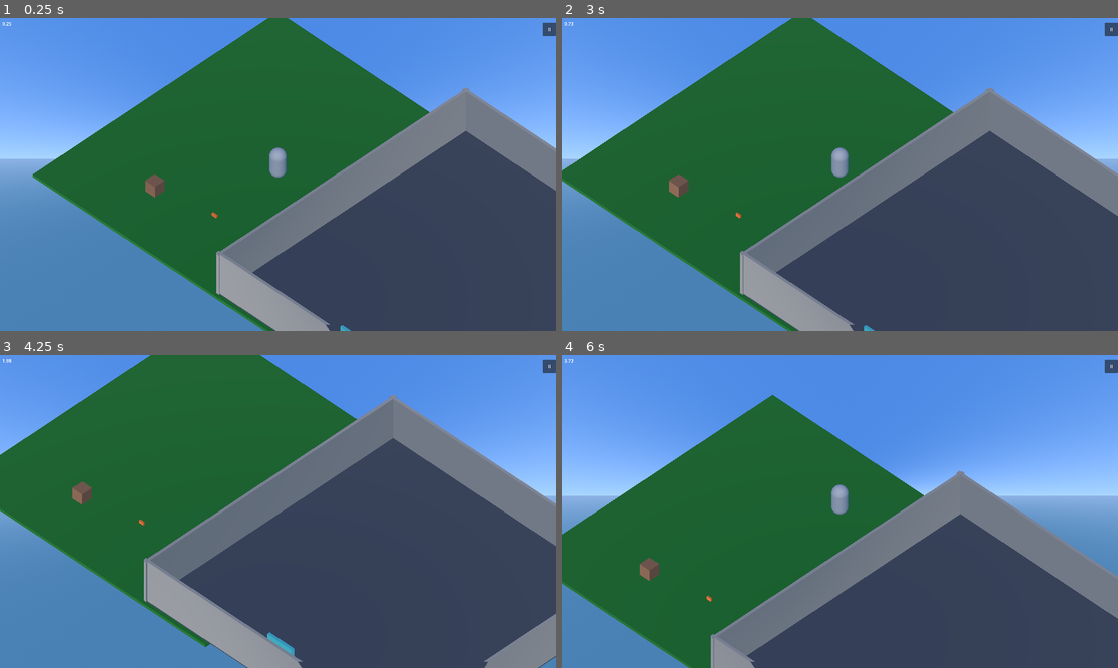
Above: before the commit, frames 1-4 (two rows, left to right).
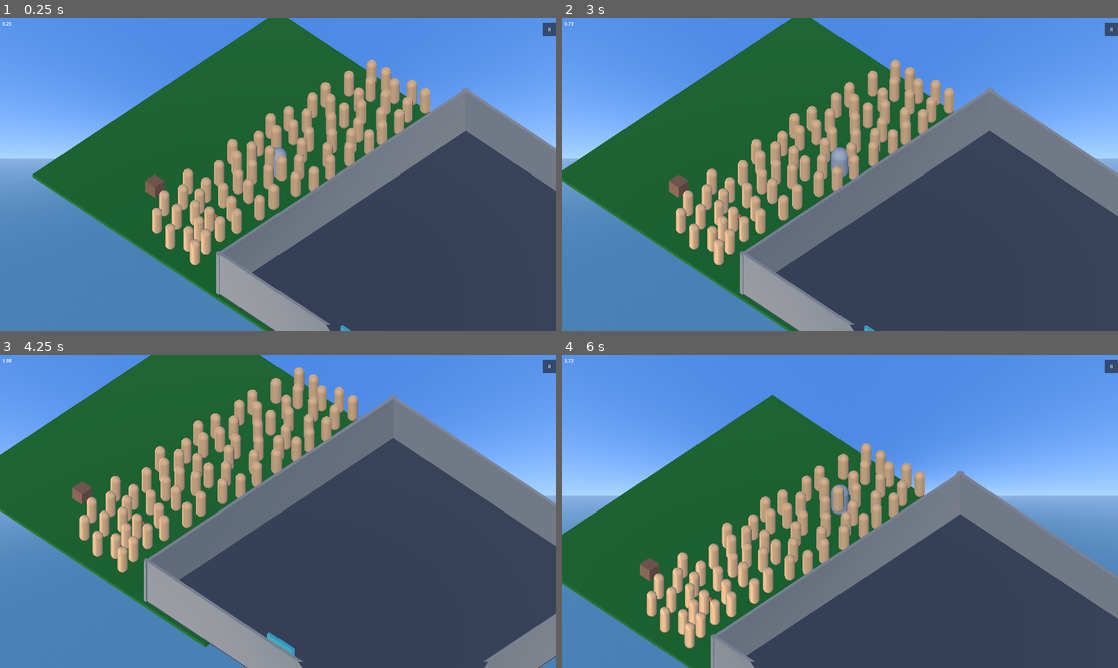
Above: after the commit, the same moments.

Repository: allemansratten/bigmode-2026
Game: Godot game, scene res://scenes/Game.tscn
Same seed, same stepped clock (60 frames per second), same inputs: the game is played once before the commit and once after it. Sound files missing from this copy of the repository are replaced by a short silence.
Inputs:
- Up to frame 1 (0.25 s): no input
- Up to frame 2 (3 s): click "II" at 0.5 s; click "Resume" at 1.25 s; click "Mute" at 2 s; tap Enter at 2.75 s; hold D (move_right) from 2.78 s (still down); tap Shift (dash) at 2.85 s
- Up to frame 3 (4.25 s): release D (move_right) at 3.53 s; hold S (move_back) from 3.53 s (still down); tap E (interact) at 3.6 s
- Up to frame 4 (6 s): release S (move_back) at 4.28 s; hold D (move_right) 4.28-5.03 s; hold F (throw) 4.28-5.03 s; hold W (move_forward) 5.03-5.78 s; tap I at 5.1 s; hold A (move_left) from 5.78 s (still down); tap Shift (dash) at 5.85 s

The runs differ from the first frame. In frame 1, 8.2% of the frame differs, in the area x 27-78%, y 13-79%; in frame 2, 8.2%; in frame 3, 8.2%; in frame 4, 8.3%, in the area x 15-66%, y 28-94%.

Commit message:
Implement crowd spawning with Poisson Disc Sampling
Added CrowdMember placeholder scene with pill-shaped model and implemented Poisson Disc Sampling for natural crowd placement. Refactored architecture into CrowdManager/spawn zone hierarchy where each room has a CrowdManager containing multiple PeopleSpawner zones. Each zone independently manages its crowd members using Bridson's algorithm for organic distribution.

Co-Authored-By: Claude Sonnet 4.5 <noreply@anthropic.com>

Diff:
--- /dev/null
+++ b/scenes/CrowdManager.tscn
@@ -0,0 +1,6 @@
+[gd_scene load_steps=2 format=3 uid="uid://crowd_manager_001"]
+
+[ext_resource type="Script" path="res://scripts/crowd_manager.gd" id="1_manager"]
+
+[node name="CrowdManager" type="Node3D"]
+script = ExtResource("1_manager")
--- /dev/null
+++ b/scenes/crowd/CrowdMember.tscn
@@ -0,0 +1,18 @@
+[gd_scene load_steps=4 format=3 uid="uid://crowd_member_001"]
+
+[ext_resource type="Script" path="res://scripts/crowd_member.gd" id="1_script"]
+
+[sub_resource type="CapsuleMesh" id="CapsuleMesh_body"]
+radius = 0.3
+height = 1.8
+
+[sub_resource type="StandardMaterial3D" id="StandardMaterial3D_body"]
+albedo_color = Color(0.8, 0.6, 0.4, 1)
+
+[node name="CrowdMember" type="Node3D"]
+script = ExtResource("1_script")
+
+[node name="Body" type="MeshInstance3D" parent="."]
+transform = Transform3D(1, 0, 0, 0, 1, 0, 0, 0, 1, 0, 0.9, 0)
+mesh = SubResource("CapsuleMesh_body")
+surface_material_override/0 = SubResource("StandardMaterial3D_body")
--- a/scenes/rooms/ExampleRoom.tscn
+++ b/scenes/rooms/ExampleRoom.tscn
@@ -4,7 +4,8 @@
 [ext_resource type="Script" uid="uid://yhnq5bvgu0a" path="res://scripts/item_spawning_manager.gd" id="2_spawning"]
 [ext_resource type="PackedScene" path="res://scenes/ItemSpawnPoint.tscn" id="4_spawn_point"]
 [ext_resource type="PackedScene" path="res://scenes/ItemThrowTarget.tscn" id="5_throw_target"]
-[ext_resource type="PackedScene" path="res://scenes/PeopleSpawner.tscn" id="6_spawner"]
+[ext_resource type="PackedScene" uid="uid://crowd_manager_001" path="res://scenes/CrowdManager.tscn" id="6_manager"]
+[ext_resource type="PackedScene" path="res://scenes/PeopleSpawner.tscn" id="7_spawner"]
 
 [sub_resource type="BoxShape3D" id="BoxShape3D_floor"]
 size = Vector3(20, 0.2, 20)
@@ -92,11 +93,14 @@
 throw_force = 7.0
 arc_height = 3.0
 
+[node name="SpawnPointWest2" parent="ItemSpawningManager" unique_id=1565898411 instance=ExtResource("4_spawn_point")]
+transform = Transform3D(1, 0, 0, 0, 1, 0, 0, 0, 1, -15.215176, 2, -4.422658)
+
 [node name="SpawnPointWest" parent="ItemSpawningManager" unique_id=1294596049 instance=ExtResource("4_spawn_point")]
 transform = Transform3D(1, 0, 0, 0, 1, 0, 0, 0, 1, -16.543268, 1, 0)
 
-[node name="SpawnPointEast" parent="ItemSpawningManager" unique_id=1756023057 instance=ExtResource("4_spawn_point")]
-transform = Transform3D(1, 0, 0, 0, 1, 0, 0, 0, 1, 15.108462, 1, 0)
+[node name="SpawnPointWest1" parent="ItemSpawningManager" unique_id=1756023057 instance=ExtResource("4_spawn_point")]
+transform = Transform3D(1, 0, 0, 0, 1, 0, 0, 0, 1, -14.9636755, 1, 5.3670764)
 
 [node name="ThrowTarget1" parent="ItemSpawningManager" unique_id=1025928910 instance=ExtResource("5_throw_target")]
 transform = Transform3D(1, 0, 0, 0, 1, 0, 0, 0, 1, -3, 0.5, 0)
@@ -113,6 +117,8 @@
 [node name="ThrowTarget5" parent="ItemSpawningManager" unique_id=602858523 instance=ExtResource("5_throw_target")]
 transform = Transform3D(1, 0, 0, 0, 1, 0, 0, 0, 1, 0, 0.5, 6)
 
-[node name="CrowdWest" parent="." unique_id=1388655268 instance=ExtResource("6_spawner")]
+[node name="CrowdManager" parent="." instance=ExtResource("6_manager")]
+
+[node name="SpawnZoneWest" parent="CrowdManager" unique_id=1388655268 instance=ExtResource("7_spawner")]
 transform = Transform3D(1, 0, 0, 0, 1, 0, 0, 0, 1, -14.887893, 0, 0)
 spawn_area_size = Vector2(5.0183067, 18.764166)
--- /dev/null
+++ b/scripts/crowd_manager.gd
@@ -0,0 +1,57 @@
+extends Node3D
+class_name CrowdManager
+
+## Manages all crowd members in a room
+## Contains multiple spawn zones (PeopleSpawner) as children
+## Handles shared crowd behaviors and coordination
+
+## Reference to all spawn zones
+var spawn_zones: Array[PeopleSpawner] = []
+
+## All active crowd members across all zones
+var all_crowd_members: Array[Node3D] = []
+
+
+func _ready() -> void:
+	# Find all spawn zones (PeopleSpawner children)
+	_gather_spawn_zones()
+
+	# Connect to spawn zone signals if needed
+	for zone in spawn_zones:
+		zone.crowd_spawned.connect(_on_zone_spawned)
+
+
+func _gather_spawn_zones() -> void:
+	"""Collects all PeopleSpawner children"""
+	spawn_zones.clear()
+	for child in get_children():
+		if child is PeopleSpawner:
+			spawn_zones.append(child)
+
+
+func spawn_all_zones() -> void:
+	"""Triggers spawning in all zones"""
+	for zone in spawn_zones:
+		zone.spawn_crowd()
+
+
+func clear_all_zones() -> void:
+	"""Clears all crowd members from all zones"""
+	for zone in spawn_zones:
+		zone.clear_crowd()
+	all_crowd_members.clear()
+
+
+func _on_zone_spawned(_zone: PeopleSpawner, members: Array[Node3D]) -> void:
+	"""Called when a zone finishes spawning its crowd"""
+	all_crowd_members.append_array(members)
+
+
+func get_crowd_count() -> int:
+	"""Returns total number of crowd members across all zones"""
+	return all_crowd_members.size()
+
+
+func get_zone_count() -> int:
+	"""Returns number of spawn zones"""
+	return spawn_zones.size()
--- /dev/null
+++ b/scripts/crowd_member.gd
@@ -0,0 +1,23 @@
+extends Node3D
+class_name CrowdMember
+
+## Individual crowd member NPC
+## Represents a single person in the crowd with basic visual representation
+
+## Optional: Animation state for future use
+@export var animation_state: String = "idle"
+
+## Optional: Variation seed for randomizing appearance
+@export var variation_seed: int = 0
+
+
+func _ready() -> void:
+	# Apply visual variations based on seed
+	if variation_seed > 0:
+		_apply_variation()
+
+
+func _apply_variation() -> void:
+	"""Apply random variations to appearance based on seed"""
+	# TODO: Randomize colors, scale, rotation slightly
+	pass
--- a/scripts/people_spawner.gd
+++ b/scripts/people_spawner.gd
@@ -2,8 +2,12 @@
 extends Node3D
 class_name PeopleSpawner
 
-## Spawns NPCs in a defined rectangular area
-## The spawner will dynamically fill the spawn area with crowd members
+## Spawns NPCs in a defined rectangular area (spawn zone)
+## Managed by CrowdManager parent node
+## Each zone handles its own crowd member placement and spawning
+
+## Emitted when crowd spawning is complete
+signal crowd_spawned(zone: PeopleSpawner, members: Array[Node3D])
 
 ## The rectangular spawn area dimensions
 @export var spawn_area_size: Vector2 = Vector2(8, 6):
@@ -20,27 +24,165 @@
 		spawn_height = value
 		update_gizmos()
 
-## Optional: NPC scene to spawn (for future use)
+## Optional: NPC scene to spawn (uses CrowdMember by default)
 @export var npc_scene: PackedScene = null
 
 ## Debug visualization color
 @export var debug_color: Color = Color.YELLOW
 
+## Add random position offset to prevent grid look
+@export var random_offset: float = 0.2
+
+## Add random rotation variation
+@export var random_rotation: bool = true
+
+## Auto-spawn on ready
+@export var auto_spawn: bool = true
+
+var _spawned_members: Array[Node3D] = []
+
 
 func _ready() -> void:
-	# Will implement spawning logic here
-	pass
+	# Only spawn in game, not in editor
+	if not Engine.is_editor_hint() and auto_spawn:
+		spawn_crowd()
 
 
 func spawn_crowd() -> void:
-	"""Spawns NPCs in the defined area"""
-	# TODO: Implement crowd spawning logic
-	# - Calculate grid positions based on spawn_area_size and spacing
-	# - Instantiate NPC scenes at each position
-	# - Add variation to prevent uniform look
-	pass
+	"""Spawns NPCs in the defined area using Poisson Disc Sampling"""
+	# Clear existing crowd members first
+	clear_crowd()
+
+	# Load the NPC scene (default to CrowdMember)
+	var scene := npc_scene
+	if scene == null:
+		scene = load("res://scenes/crowd/CrowdMember.tscn")
+
+	if scene == null:
+		push_error("PeopleSpawner: No NPC scene available to spawn")
+		return
+
+	# Generate spawn positions using Poisson Disc Sampling
+	var positions := _poisson_disc_sampling(spawn_area_size, spacing)
+
+	# Spawn NPCs at each position
+	for pos_2d in positions:
+		var spawn_pos := Vector3(pos_2d.x, spawn_height, pos_2d.y)
+
+		# Instantiate the NPC
+		var npc := scene.instantiate() as Node3D
+		if npc == null:
+			continue
+
+		add_child(npc)
+		npc.position = spawn_pos
+
+		# Add random rotation if enabled
+		if random_rotation:
+			npc.rotation.y = randf_range(0, TAU)
+
+		# Set variation seed if it's a CrowdMember
+		if npc.has_method("set"):
+			npc.set("variation_seed", randi())
+
+		_spawned_members.append(npc)
+
+	# Notify manager that spawning is complete
+	crowd_spawned.emit(self, _spawned_members)
 
 
-func _draw_debug() -> void:
-	"""Visualize spawn area in editor (gizmo)"""
-	pass
+func _poisson_disc_sampling(area_size: Vector2, min_distance: float, max_attempts: int = 30) -> Array[Vector2]:
+	"""
+	Generates points using Poisson Disc Sampling (Bridson's algorithm)
+	Returns points distributed with minimum distance between them for natural spacing
+
+	area_size: The dimensions of the rectangular area
+	min_distance: Minimum distance between any two points (spacing)
+	max_attempts: Number of attempts to place a point around each sample
+	"""
+	var points: Array[Vector2] = []
+	var active_list: Array[Vector2] = []
+
+	# Grid for fast spatial lookup
+	var cell_size := min_distance / sqrt(2.0)
+	var grid_width := int(ceil(area_size.x / cell_size))
+	var grid_height := int(ceil(area_size.y / cell_size))
+	var grid: Array = []
+	grid.resize(grid_width * grid_height)
+
+	# Helper to get grid index
+	var get_grid_index = func(point: Vector2) -> int:
+		var gx := int((point.x + area_size.x / 2.0) / cell_size)
+		var gy := int((point.y + area_size.y / 2.0) / cell_size)
+		return gy * grid_width + gx
+
+	# Helper to check if point is valid
+	var is_valid_point = func(point: Vector2) -> bool:
+		# Check if within bounds
+		if abs(point.x) > area_size.x / 2.0 or abs(point.y) > area_size.y / 2.0:
+			return false
+
+		# Check distance to nearby points using grid
+		var gx := int((point.x + area_size.x / 2.0) / cell_size)
+		var gy := int((point.y + area_size.y / 2.0) / cell_size)
+
+		# Check neighboring cells
+		for dy in range(-2, 3):
+			for dx in range(-2, 3):
+				var ngx := gx + dx
+				var ngy := gy + dy
+
+				if ngx < 0 or ngx >= grid_width or ngy < 0 or ngy >= grid_height:
+					continue
+
+				var grid_idx := ngy * grid_width + ngx
+				if grid[grid_idx] != null:
+					var neighbor: Vector2 = grid[grid_idx]
+					if point.distance_to(neighbor) < min_distance:
+						return false
+
+		return true
+
+	# Start with initial point at center
+	var initial_point := Vector2(
+		randf_range(-area_size.x / 4.0, area_size.x / 4.0),
+		randf_range(-area_size.y / 4.0, area_size.y / 4.0)
+	)
+
+	points.append(initial_point)
+	active_list.append(initial_point)
+	grid[get_grid_index.call(initial_point)] = initial_point
+
+	# Process active list
+	while active_list.size() > 0:
+		# Pick random point from active list
+		var random_index := randi() % active_list.size()
+		var point := active_list[random_index]
+		var found_valid := false
+
+		# Try to place new points around this point
+		for _attempt in range(max_attempts):
+			# Generate random point in annulus between min_distance and 2*min_distance
+			var angle := randf_range(0, TAU)
+			var radius := randf_range(min_distance, min_distance * 2.0)
+			var new_point := point + Vector2(cos(angle), sin(angle)) * radius
+
+			if is_valid_point.call(new_point):
+				points.append(new_point)
+				active_list.append(new_point)
+				grid[get_grid_index.call(new_point)] = new_point
+				found_valid = true
+
+		# If no valid point found, remove from active list
+		if not found_valid:
+			active_list.remove_at(random_index)
+
+	return points
+
+
+func clear_crowd() -> void:
+	"""Removes all spawned crowd members"""
+	for member in _spawned_members:
+		if is_instance_valid(member):
+			member.queue_free()
+	_spawned_members.clear()
Not shown, added: scripts/crowd_manager.gd.uid
Not shown, added: scripts/crowd_member.gd.uid
